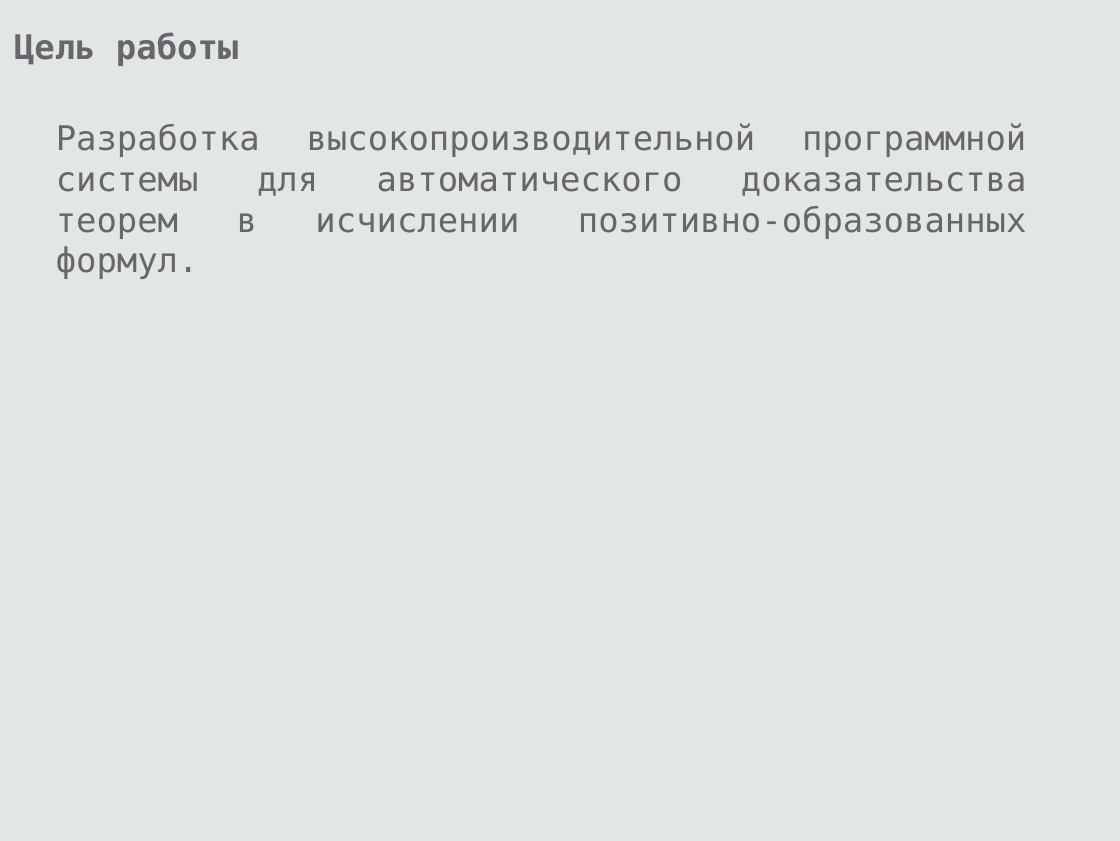
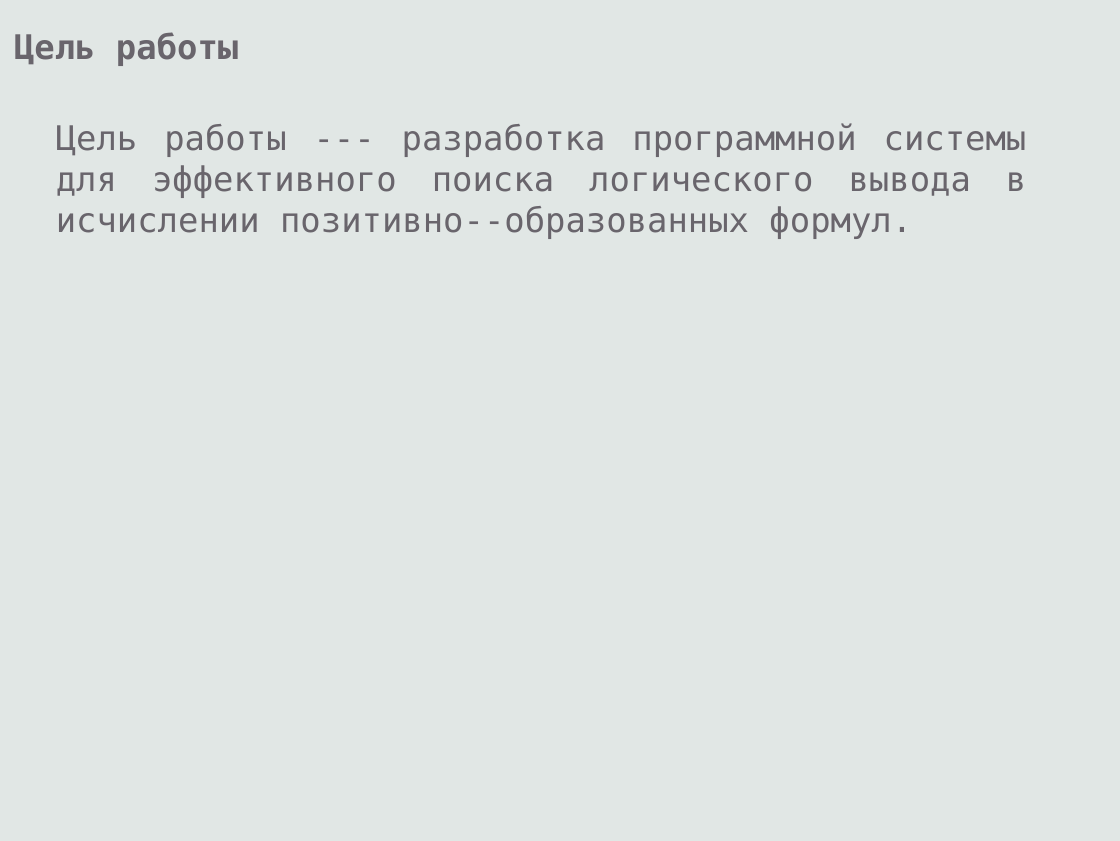
Before and after one commit to eugeneai/prisnif, a slide deck: slide 8 of brick/pres/pacman.odp. Drawn at 1120x841 pixels with LibreOffice and Linux fonts; fonts in the diff are those of the drawing. Boxes give left, top, right and bottom in pixels: in the first picture for what was removed or moved away, otherwise in the second. Text is boxed around its words. In the diff, an @@ line names an element or a change of style, - is before the commit and + after.

```diff
--- a/brick/pres/pacman.odp
+++ b/brick/pres/pacman.odp
@@ text at [56, 123, 1027, 239]: text changed @@
-Разработка высокопроизводительной программной системы для автоматического доказательства теорем в исчислении позитивно-образованных формул.
+Цель работы --- разработка программной системы для эффективного поиска логического вывода в исчислении позитивно--образованных формул.
```
Also in this commit, not shown: 8 other slides changed, 2 other files.
